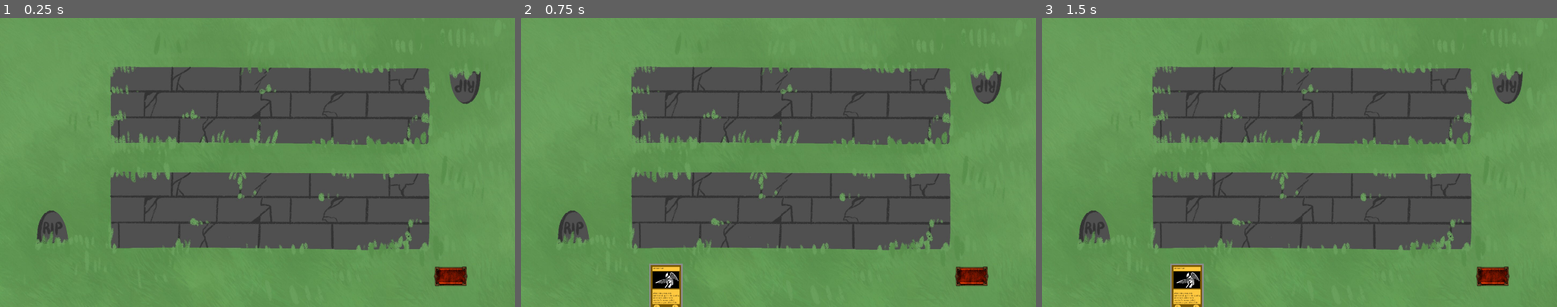
Above: before the commit, frames 1-3 (left to right).
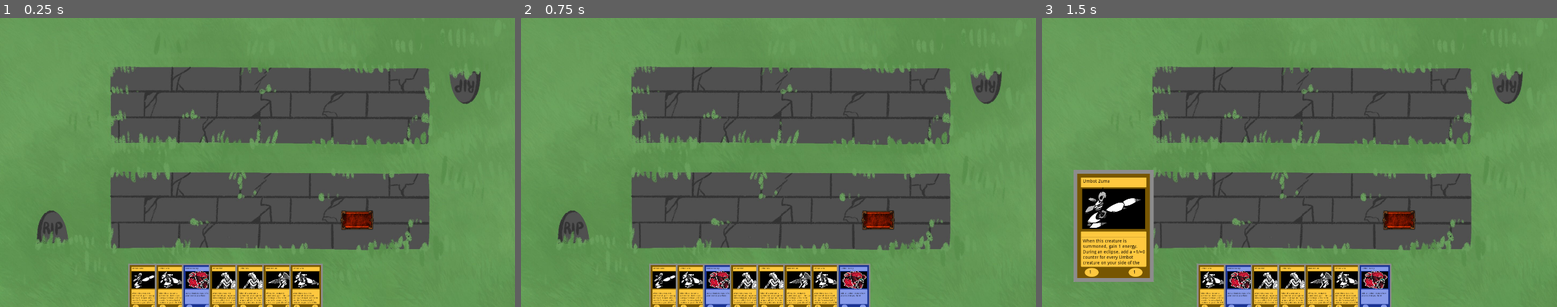
Above: after the commit, the same moments.

Repository: MetalBox47/CMPS-401-01-Project
Game: Godot game, scene res://PlaySpace/Playspace.tscn
The game is run twice, just before and just after one commit, with the same random seed, the same clock (stepped at 60 frames per second) and the same inputs. The project has no main scene, so this scene is started directly.
Inputs (mouse positions are in pixels of both pictures, inside the frame that each line leads up to; where the layout moved, square brackets give the same spot in the first picture):
- Up to frame 1 (0.25 s): no input
- Up to frame 2 (0.75 s): click (876, 220) [974, 278] at 0.5 s
- Up to frame 3 (1.5 s): click (1186, 286) at 1.27 s

The runs differ from the first frame. In frame 1, 6.5% of the frame differs, in the area x 24-91%, y 66-100%; in frame 2, 6.6%; in frame 3, 13%, in the area x 6-91%, y 52-100%.
Error after the commit: Invalid call. Nonexistent function 'setPlay' in base 'MarginContainer (CardBase.gd)'. (res://PlaySpace/Playspace.gd:72)

Commit message:
Made Cards Interactable

Diff:
--- a/PlaySpace/Playspace.gd
+++ b/PlaySpace/Playspace.gd
@@ -2,34 +2,28 @@
 
 const CardBase = preload("res://Cards/CardBase.tscn") #preloading the CardBase
 const CardFocus = preload("res://Cards/CardBase.gd")
-const CardSize = Vector2(125,175) #This is half the size of the card
+var CardSize = Vector2(125,175) #This is half the size of the card
 
 # The PlayerDeck has to be a 2D array, [CardName, CardType]
 # This is a test dummy player deck
-const PlayerDeck = [["Umbot_Factory", "Spells"],["Umbot_Lanu", "Creatures"], ["Umbot_Plum", "Creatures"], ["Umbot_Zuma", "Creatures"], ["Umbot_Skal", "Creatures"]]
+const PlayerDeck = [["Umbot_Factory", "Spells"],["Umbot_Factory", "Spells"],["Umbot_Lanu", "Creatures"],["Umbot_Lanu", "Creatures"], ["Umbot_Plum", "Creatures"], ["Umbot_Zuma", "Creatures"], ["Umbot_Skal", "Creatures"], ["Umbot_Skal", "Creatures"]]
 
 var CardSelected = [] # Holds an int
 var DeckSize = PlayerDeck.size()
 
+var PlayerHandSize = 0
 
 #var windowWidth = ProjectSettings.get_setting("display/window/size/width")
 #var windowHeight = ProjectSettings.get_setting("display/window/size/height")
 #var window = Vector2(windowWidth, windowHeight)
 
-
-
-func _ready():
-	# Setting the scale of the background to fit the window
-	var viewportWidth = get_viewport().size.x
-	var viewportscale = viewportWidth/$DuelBackground.texture.get_size().x
-	var vboxcontainerscale = viewportWidth/$VBoxContainer.rect_size.x
-	$DuelBackground.set_scale(Vector2(viewportscale, viewportscale))
-	$VBoxContainer.set_scale(Vector2(vboxcontainerscale, vboxcontainerscale))
-
-
 var incrementer = 0
 # Draws a card from the deck
 func drawCard():
+	if DeckSize <= 0:
+		get_tree().quit()
+		print("You Lose")
+		return
 
 	var new_card = CardBase.instance() # The CardBase node is initialized
 	CardSelected = randi() % DeckSize # Assigns an random int, with respect to the DeckSize
@@ -46,4 +40,45 @@
 
 	PlayerDeck.erase(PlayerDeck[CardSelected])
 	DeckSize -= 1
+	PlayerHandSize += 1
 	incrementer += 100
+
+func playCard(card):
+	$Cards.remove_child(card)
+	$"VBoxContainer/Player1Side/VBoxContainer/VBoxContainer/HBoxContainer/Left Gap".add_child(card)
+
+func updateHand(card):
+	$Cards.remove_child(card)
+	var PlayerDeckNode = get_node("VBoxContainer/Player1Side/VBoxContainer/HBoxContainer/VBoxContainer/PlayerDeck")
+	var CardPos_x = PlayerDeckNode.rect_global_position.x
+	var CardPos_y = PlayerDeckNode.rect_global_position.y
+	card.rect_position = Vector2(CardPos_x+incrementer, CardPos_y)
+	$Cards.add_child(card)
+	incrementer += 100
+
+func _input(event):
+	if Input.is_action_just_released("leftclick"):
+		var cards = $Cards.get_children()
+		for card in cards:
+			var foundCard = false
+			if foundCard:
+				updateHand(card)
+				continue
+			if card.state == "InHand":
+				playCard(card)
+				incrementer -= 100
+				PlayerHandSize -= 1
+				foundCard = true
+				card.setPlay(true)
+
+func _ready():
+	# Setting the scale of the background to fit the window
+	var viewportWidth = get_viewport().size.x
+	var viewportscale = viewportWidth/$DuelBackground.texture.get_size().x
+	var vboxcontainerscale = viewportWidth/$VBoxContainer.rect_size.x
+	$DuelBackground.set_scale(Vector2(viewportscale, viewportscale))
+	$VBoxContainer.set_scale(Vector2(vboxcontainerscale, vboxcontainerscale))
+	var i = 0
+	while i < 7:
+		drawCard()
+		i += 1
--- a/PlaySpace/Playspace.tscn
+++ b/PlaySpace/Playspace.tscn
@@ -23,8 +23,6 @@
 
 [node name="Playspace" type="Node2D"]
 script = ExtResource( 1 )
-
-[node name="Cards" type="Node" parent="."]
 
 [node name="DuelBackground" type="Sprite" parent="."]
 texture = ExtResource( 4 )
@@ -162,11 +160,13 @@
 script = SubResource( 1 )
 
 [node name="DrawButton" type="TextureButton" parent="DrawDeck"]
-margin_left = 1618.0
-margin_top = 881.0
-margin_right = 1918.0
-margin_bottom = 1081.0
+margin_left = 1269.0
+margin_top = 671.0
+margin_right = 1569.0
+margin_bottom = 871.0
 texture_normal = ExtResource( 2 )
 texture_pressed = ExtResource( 2 )
 texture_hover = ExtResource( 2 )
 script = ExtResource( 3 )
+
+[node name="Cards" type="Node2D" parent="."]
